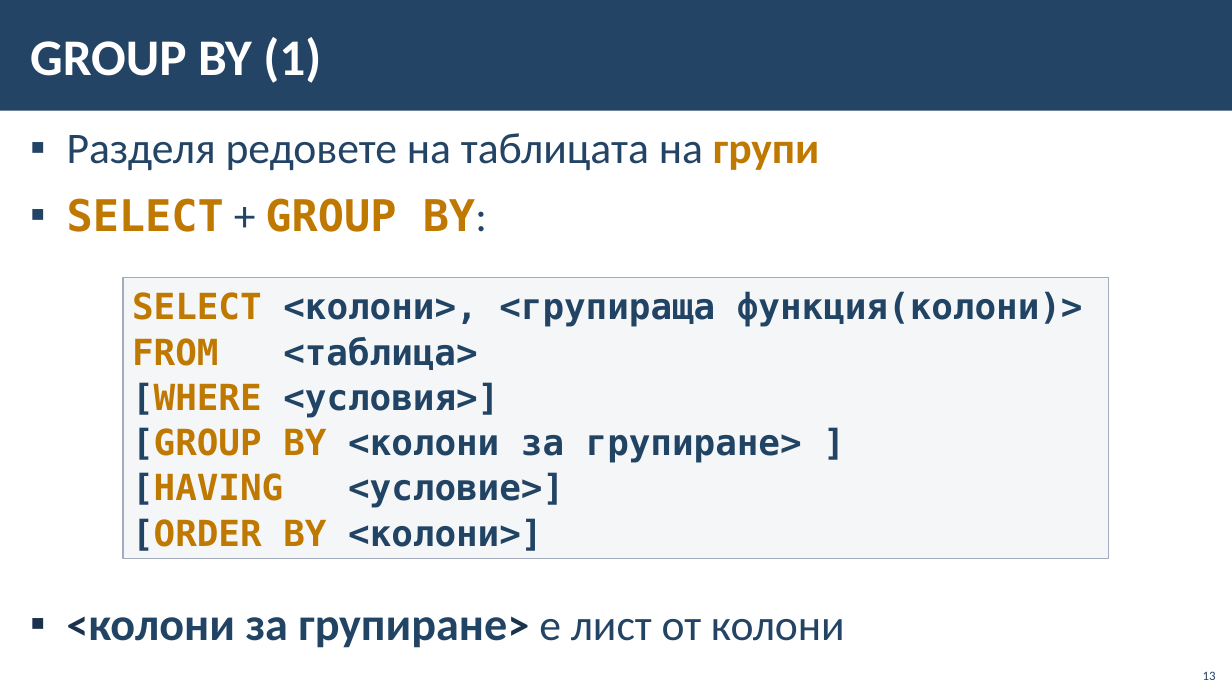
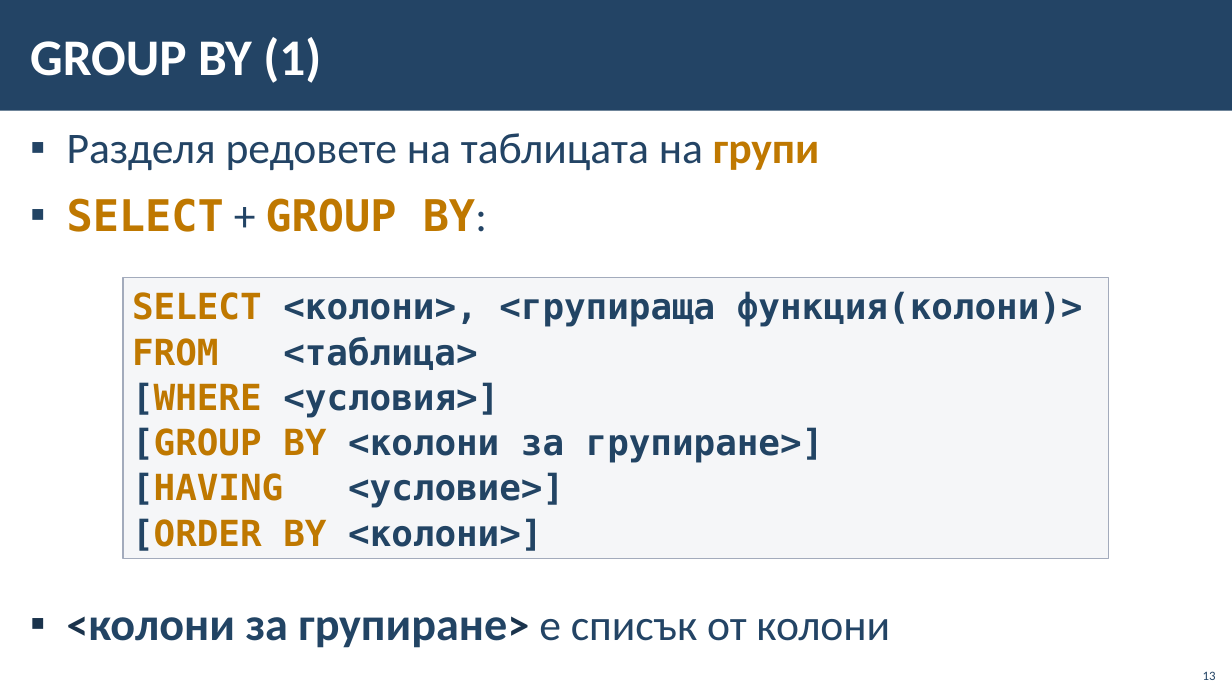
Before and after one commit to BG-IT-Edu/School-Programming, a slide deck: slide 13 of Courses/Software-Sciences/Module-3-Databases-New/11-Group-and-Aggregate-Functions/11-Group-and-Aggregate-Functions.pptx. Drawn at 1232x693 pixels with LibreOffice and Linux fonts; fonts in the diff are those of the drawing; background and template pictures are left out. Boxes give left, top, right and bottom in pixels: in the first picture for what was removed or moved away, otherwise in the second. Text is boxed around its words. In the diff, an @@ line names an element or a change of style, - is before the commit and + after.

```diff
--- a/Courses/Software-Sciences/Module-3-Databases-New/11-Group-and-Aggregate-Functions/11-Group-and-Aggregate-Functions.pptx
+++ b/Courses/Software-Sciences/Module-3-Databases-New/11-Group-and-Aggregate-Functions/11-Group-and-Aggregate-Functions.pptx
@@ text in rectangle at (x1=132, y1=427, x2=824, y2=463): spaces changed @@
-[GROUP BY <колони за групиране> ]
+[GROUP BY <колони за групиране>]
@@ text at (x1=88, y1=617, x2=890, y2=648): text changed; size 36 to 34 pt @@
-▪ <колони за групиране> е лист от колони
+▪ <колони за групиране> е списък от колони
```
Also in this commit, not shown: 9 other slides changed, 1 other file.
